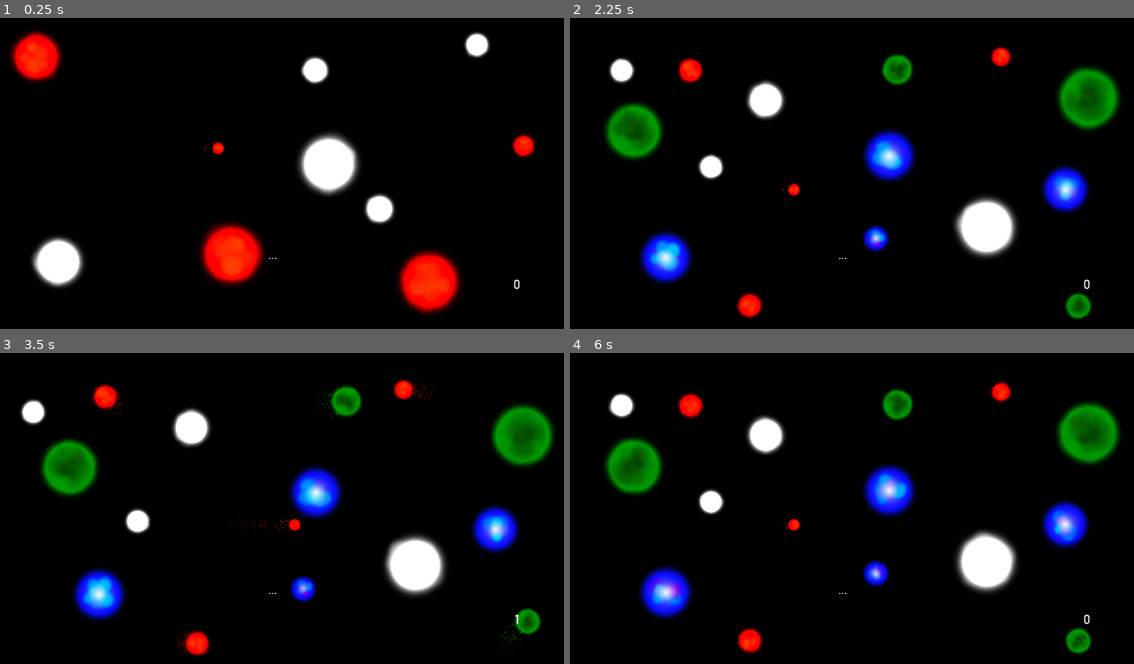
Above: before the commit, frames 1-4 (two rows, left to right).
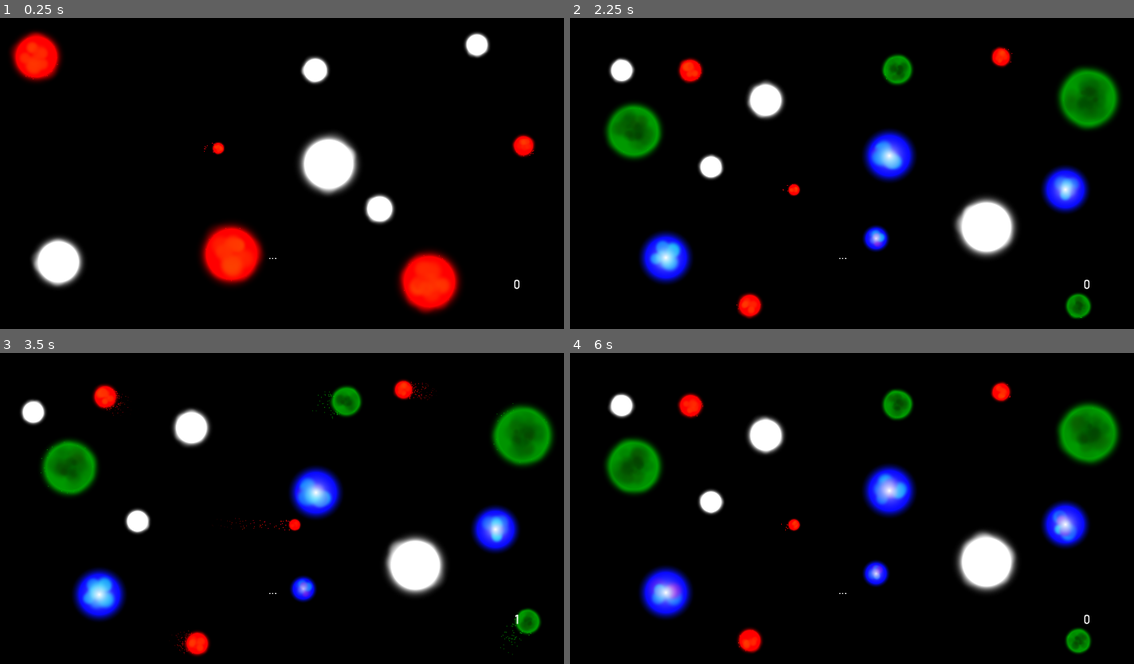
Above: after the commit, the same moments.

Repository: Dark-Gran/Spirit-Circles
Game: Godot game, scene res://src/Main.tscn
The game is run twice, just before and just after one commit, with the same random seed, the same clock (stepped at 60 frames per second) and the same inputs.
Inputs (mouse positions are in pixels of both pictures, inside the frame that each line leads up to):
- Up to frame 1 (0.25 s): no input
- Up to frame 2 (2.25 s): move the mouse to (981, 148) at 0.52 s; hold Right (ui_right) 0.53-1.28 s; tap Space (ui_accept) at 0.77, 1.52 s; move the mouse to (716, 182) at 1.27 s; hold Left (ui_left) 1.28-2.03 s; move the mouse to (908, 86) at 2.02 s; hold Right (ui_right) from 2.03 s (still down)
- Up to frame 3 (3.5 s): keep holding Right (ui_right); move the mouse to (242, 570) at 2.77 s; tap Space (ui_accept) at 3.02 s
- Up to frame 4 (6 s): move the mouse to (1032, 555) at 3.52 s; release Right (ui_right) at 3.53 s; hold Left (ui_left) 3.53-5.78 s; tap Space (ui_accept) at 3.77, 4.52 s; move the mouse to (654, 446) at 4.27 s; move the mouse to (874, 499) at 5.02 s; move the mouse to (744, 412) at 5.77 s; hold Right (ui_right) from 5.78 s (still down)

The runs differ from the first frame. In frame 2, 0.6% of the frame differs, in the area x 14-91%, y 39-81%; in frame 3, 0.8%, in the area x 14-91%, y 40-83%; in frame 4, 0.5%.

Commit message:
fixed glow vs antialiasing

Diff:
--- a/project.godot
+++ b/project.godot
@@ -110,6 +110,8 @@
 
 [rendering]
 
+quality/intended_usage/framebuffer_allocation=0
+quality/intended_usage/framebuffer_allocation.mobile=0
 environment/default_clear_color=Color( 0, 0, 0, 1 )
-quality/filters/msaa=2
+quality/filters/msaa=3
 environment/default_environment="res://default_env.tres"
--- a/src/world/Circle.tscn
+++ b/src/world/Circle.tscn
@@ -51,6 +51,7 @@
 texture = ExtResource( 2 )
 
 [node name="RayArrow" type="Sprite" parent="."]
+visible = false
 z_index = 1
 texture = ExtResource( 5 )
 
--- a/src/world/World.tscn
+++ b/src/world/World.tscn
@@ -21,7 +21,6 @@
 [sub_resource type="CircleShape2D" id=4]
 
 [sub_resource type="Environment" id=5]
-background_mode = 4
 glow_blend_mode = 0
 glow_bicubic_upscale = true
 
